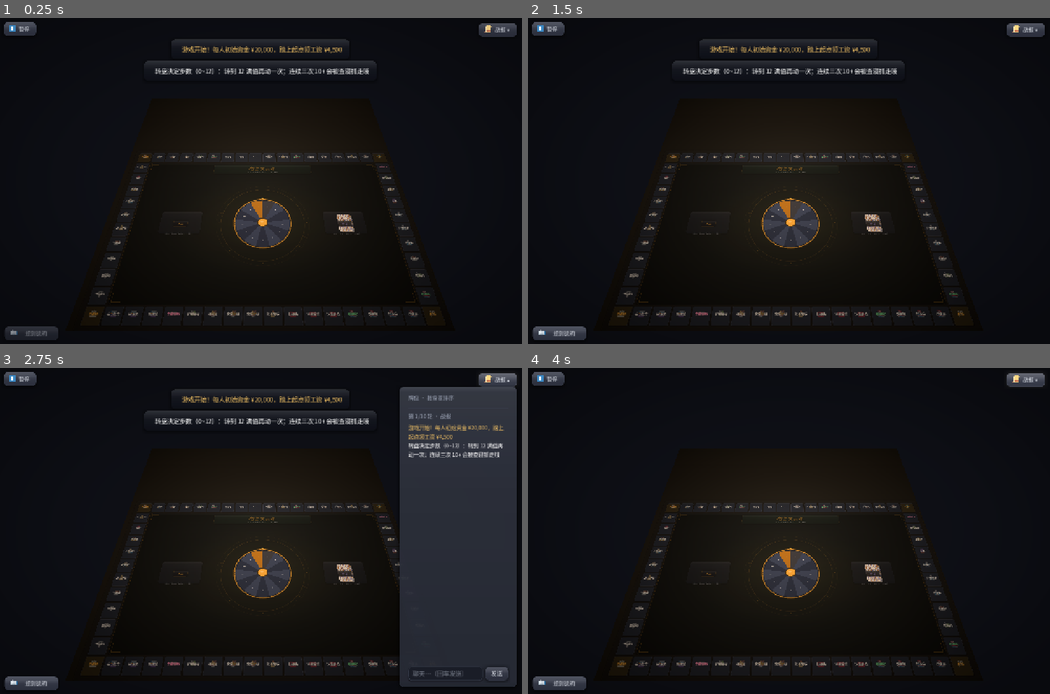
Above: before the commit, frames 1-4 (two rows, left to right).
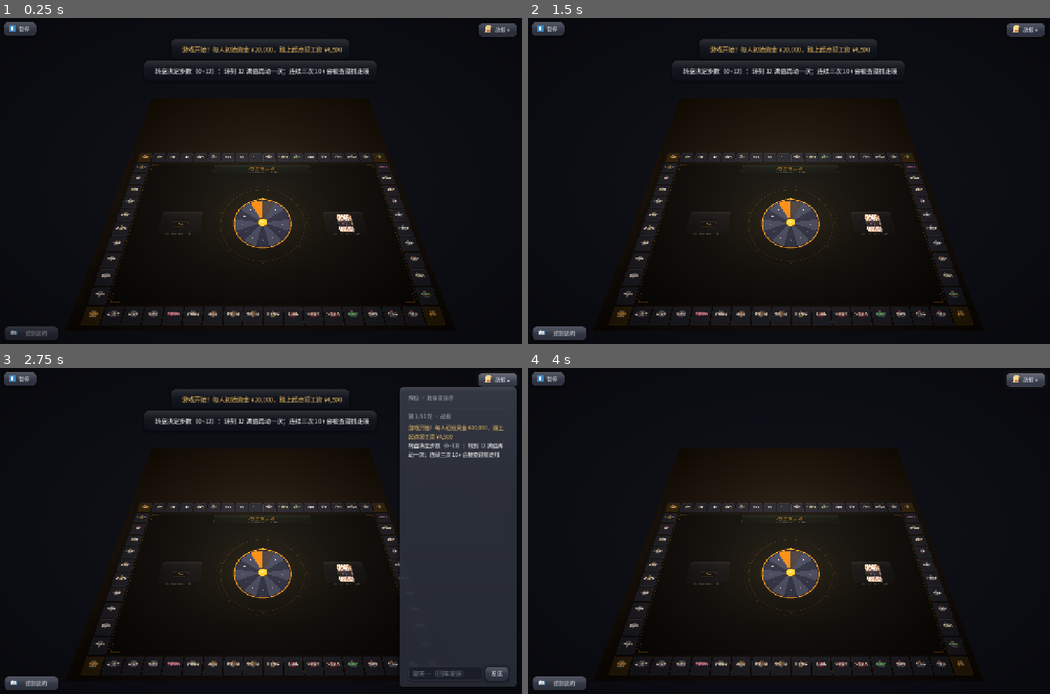
Above: after the commit, the same moments.

Repository: Lousync/dorm-monopoly
Game: Godot game, scene res://scenes/game.tscn
Two runs of this game, one before a commit and one after it. Both use one fixed random seed, a clock stepped at 60 frames per second and the inputs below. This scene is started directly instead of the project's main scene.
Inputs (mouse positions are in pixels of both pictures, inside the frame that each line leads up to):
- Up to frame 1 (0.25 s): no input
- Up to frame 2 (1.5 s): click "暂停" at 0.5 s; click "▶ 继续游戏" at 1.25 s
- Up to frame 3 (2.75 s): click "战报 ▾" at 2 s
- Up to frame 4 (4 s): click (971, 674) at 2.77 s; type "12" at 2.85 s; click "战报 ▴" at 3.5 s

The runs differ from the first frame. In frame 1, 1.0% of the frame differs, in the area x 17-84%, y 41-92%; in frame 2, 1.0%; in frame 3, 0.9%; in frame 4, 1.0%.
Error before the commit: Out of bounds get index '0' (on base: 'Array') (res://scripts/game.gd:1053)
Error after the commit: Out of bounds get index '0' (on base: 'Array') (res://scripts/game.gd:1057)

Commit message:
批次3：加 3D 物件层地基（与桌垫共用 UV 坐标系）+ 实体点击回调，重开阴影
批次 2 把 2D 世界贴到平面上，但桌上的一切还是扁的。本步在 TableView3D 里加 props
（Node3D）容器与 canvas_px_to_world / world_to_canvas_px 换算（一律走 TABLE_SIZE，
TableGeometry 的第二参是 Vector2），并让实体物件有机会先于桌垫内容消费点击
（on_table_click 回调，只判按下）；批次 2 曾因无投影物关掉阴影，现就地重开。

game.gd 先按 Node3D 声明 table_props 占位：TableProps 这个 class_name 要等后续任务
才建出来，提前写成 `: TableProps` 会让整个 game.gd 解析失败（load_all 实测 1 FAILURES）。

Diff:
--- a/scripts/game.gd
+++ b/scripts/game.gd
@@ -12,6 +12,10 @@
 # ---------------- UI 引用 ----------------
 var board: BoardView
 var table3d: TableView3D      # 2.5D 桌面容器（scripts/table_3d.gd）
+# 桌面实体物件（scripts/table_props.gd 的 TableProps）。这里先按 Node3D 声明：TableProps 这个
+# class_name 要等本批次的后续任务才建出来，现在就写 `: TableProps` 会让整个 game.gd 解析失败
+#（`Identifier "TableProps" not declared`，实测 load_all 直接 1 FAILURES）。等类落地后再收窄类型。
+var table_props: Node3D
 var status_label: Label
 var roll_btn: Button
 var mat_bar: PanelContainer
--- a/scripts/table_3d.gd
+++ b/scripts/table_3d.gd
@@ -33,9 +33,19 @@
 
 var table_mat: StandardMaterial3D   # 桌面材质（取样窗口与 TEX_WINDOW_PX 同源）
 
+## 实体物件层：与桌垫共用同一套 UV 坐标系，物件都挂这里（见设计稿 §五）。
+## 桌垫（table_mesh）只是"印在桌上的画"；转盘 / 筹码 / 体力件 / 手牌这些有厚度、
+## 能投影的实体一律挂 props，摆位走 canvas_px_to_world。
+var props: Node3D
+
+## 桌面上的实体被点中时先问这里；返回 true 表示已消费（不再送进 SubViewport）。
+## 默认无效（Callable()），即不拦截任何点击 —— 只有 game.gd 接上后才有实体可点。
+var on_table_click: Callable = Callable()
+
 func _init() -> void:
 	_build_environment()
 	_build_table()
+	_build_props()          # 实体物件层要在桌垫坐标系就绪之后建
 	_build_camera()
 	_build_viewport()
 
@@ -83,10 +93,30 @@
 	light.light_energy = 2.4
 	light.omni_range = 8.5
 	light.omni_attenuation = 1.0
-	# 阴影先关：场景里目前只有桌面板本身，没有任何投影物（立牌还没做），开了等于每帧白跑
-	# 一张（双抛物面 = 2 个 pass）阴影图，画面一点不变。等立牌落地再打开。
-	light.shadow_enabled = false
+	# 批次 3：桌上已经有实体物件了（转盘 / 筹码 / 手牌，挂在 TableView3D.props），阴影重新打开
+	# —— 物件才投得出影子。批次 2 曾因"场景里只有桌面板本身、没有任何投影物"而关掉：
+	# 那时开了等于每帧白跑一张（双抛物面 = 2 个 pass）阴影图，画面一点不变。
+	light.shadow_enabled = true
 	add_child(light)
+
+## 实体物件层：一个空的 Node3D 容器，本身不占地、只提供"物件都挂这儿"的父节点
+## 与统一的世界原点（= 桌面中心）。坐标换算见 canvas_px_to_world。
+func _build_props() -> void:
+	props = Node3D.new()
+	props.name = "TableProps"
+	add_child(props)
+
+## 棋盘画布像素 → 桌面世界坐标（桌垫坐标系，物件摆位一律走这里）。
+## 链：画布像素 →（贴图窗口）→ UV →（桌面尺寸）→ 桌垫局部坐标 → 世界坐标。
+## 桌垫有旋转/缩放时这里也跟着走 —— 与 screen_to_uv 用的是同一条逆变换。
+func canvas_px_to_world(px: Vector2) -> Vector3:
+	var uv := TableGeometry.viewport_to_uv(px, TEX_WINDOW_PX)
+	return table_mesh.global_transform * TableGeometry.uv_to_world(uv, TABLE_SIZE)
+
+## 反向：桌面世界坐标 → 棋盘画布像素（测试与命中反算用）。
+func world_to_canvas_px(w: Vector3) -> Vector2:
+	var local: Vector3 = table_mesh.global_transform.affine_inverse() * w
+	return TableGeometry.uv_to_viewport(TableGeometry.world_to_uv(local, TABLE_SIZE), TEX_WINDOW_PX)
 
 func _build_camera() -> void:
 	camera = Camera3D.new()
@@ -204,6 +234,13 @@
 		var pos = screen_to_viewport(mb.position)
 		if pos == null:
 			return
+		# 实体物件优先：命中转盘 / 手牌等实体则消费掉，不再送进 SubViewport。
+		# 只判按下：点击语义全在按下（2D 侧的 BoardView 也只在 pressed 分支处理，
+		# 见 board_view.gd:885 / :1176），于是消费一次即够 —— 同一次点击的松开照旧放行，
+		# 2D 侧对它无动作，不会留下"松开了但没人按过"的怪状态。
+		if mb.pressed and on_table_click.is_valid() and bool(on_table_click.call(pos as Vector2)):
+			get_viewport().set_input_as_handled()
+			return
 		var fwd := InputEventMouseButton.new()
 		fwd.button_index = mb.button_index
 		fwd.pressed = mb.pressed
--- a/tests/layout_test.gd
+++ b/tests/layout_test.gd
@@ -221,6 +221,20 @@
 	await process_frame
 	_check(got_events.size() == 1 and (got_events[0] as InputEventMouseMotion) != null,
 		"悬停（MouseMotion）同样送到 2D 控件（实得 %d）" % got_events.size())
+
+	# ---- 批次 3 Task 1：3D 物件层地基 ----
+	# props 是实体物件（转盘 / 筹码 / 体力件 / 手牌）的父节点，与桌垫**共用同一套 UV 坐标系**：
+	# 物件摆位一律走 canvas_px_to_world（画布像素 → 桌面世界），而不是另立一套坐标。
+	# 这条往返就是"共用坐标系"的可执行定义 —— 两套坐标系一旦漂移，往返立刻对不上。
+	# 同时钉住 y：画布中心落在桌面上、与桌垫齐平，物件才不会浮空或陷进桌子。
+	print("== 物件层：画布像素 ↔ 桌面世界 往返 ==")
+	_check(t3.props != null, "容器带 props 物件层")
+	for px in [Vector2(200, 200), Vector2(1024, 1024), Vector2(1800, 1500)]:
+		var w: Vector3 = t3.canvas_px_to_world(px)
+		var back: Vector2 = t3.world_to_canvas_px(w)
+		_check(back.distance_to(px) < 0.5, "往返一致 %s → %s → %s" % [px, w, back])
+	_check(absf(t3.canvas_px_to_world(Vector2(1024, 1024)).y - t3.table_mesh.global_position.y) < 0.01,
+		"画布中心落在桌面上（y 与桌垫齐平）")
 
 	t3.queue_free()
 
